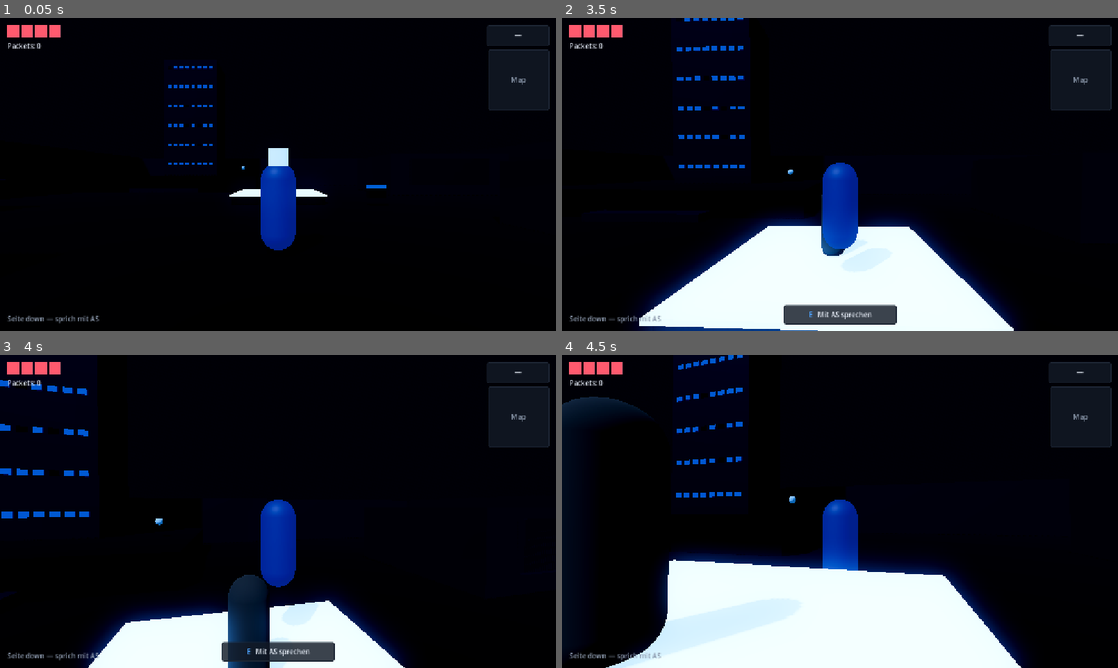
Above: before the commit, frames 1-4 (two rows, left to right).
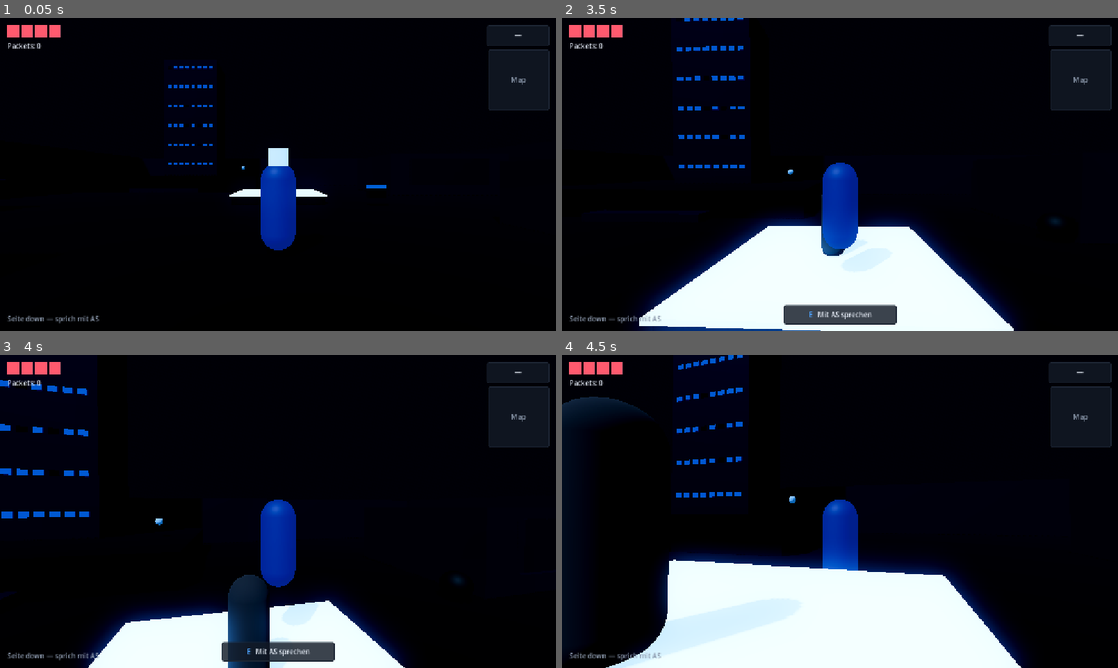
Above: after the commit, the same moments.

Repository: arn0ld87/alexle135-game
Game: Godot game, scene res://scenes/boot.tscn
Two runs of this game, one before a commit and one after it. Both use one fixed random seed, a clock stepped at 60 frames per second and the inputs below.
Inputs (mouse positions are in pixels of both pictures, inside the frame that each line leads up to):
- Up to frame 1 (0.05 s): no input
- Up to frame 2 (3.5 s): tap Enter (ui_accept) at 0.5 s; move the mouse to (867, 174) at 0.52 s; press the mouse at (867, 174) at 0.53 s; hold W (move_forward) from 0.53 s (still down); tap Space (jump) at 0.77, 1.52, 3.02 s; move the mouse to (812, 174) at 1.27 s; release the mouse at (812, 174) at 1.28 s; right-click (812, 174) at 1.35 s; move the mouse to (851, 168) at 2.02 s; hold E (interact) 2.03-2.78 s; move the mouse to (834, 180) at 2.77 s; tap Shift (sprint) at 2.85 s
- Up to frame 3 (4 s): keep holding W (move_forward); move the mouse to (316, 514) at 3.52 s; press the mouse at (316, 514) at 3.53 s; tap Space (jump) at 3.77 s
- Up to frame 4 (4.5 s): keep holding W (move_forward); move the mouse to (795, 508) at 4.27 s; release the mouse at (795, 508) at 4.28 s; right-click (795, 508) at 4.35 s

Frame 1 is identical in both runs. In frame 2, less than 0.1% of the frame differs, in the area x 14-90%, y 0-100%; in frame 3, less than 0.1%; in frame 4, less than 0.1%.

Commit message:
M1 Vertical Slice abschließen (#1)

Diff:
--- a/game/enemies/enemy_base.gd
+++ b/game/enemies/enemy_base.gd
@@ -131,6 +131,7 @@
 		var direction: Vector3 = to_player.normalized()
 		velocity.x = direction.x * move_speed
 		velocity.z = direction.z * move_speed
+		_face_player()
 	else:
 		velocity.x = 0.0
 		velocity.z = 0.0
@@ -181,6 +182,11 @@
 	match new_state:
 		State.TELEGRAPH:
 			_state_timer = telegraph_time
+			# Beim Eintritt in die Vorwarnung wird die Richtung EINMAL festgelegt
+			# und danach nicht mehr korrigiert. Deshalb ist Ausweichen überhaupt
+			# möglich: wer sich während der Vorwarnung um den Gegner herumbewegt,
+			# steht beim Schlag nicht mehr in der Schlagrichtung.
+			_face_player()
 			if _telegraph != null:
 				_telegraph.visible = true
 		State.ATTACK:
@@ -263,6 +269,26 @@
 	_state = state as State
 
 
+## Dreht den Körper um die Y-Achse zum Spieler.
+##
+## Nicht kosmetisch, sondern kampfentscheidend: Die HitBox der Gegnerszenen
+## sitzt nach VORN versetzt (lokal -Z, siehe docs/ASSETS.md). Ohne diese Drehung
+## schlägt ein Gegner immer in Richtung der Weltachse -Z, egal wo der Spieler
+## steht — er verfolgt ihn dann korrekt, trifft aber nur zufällig.
+func _face_player() -> void:
+	var player: Node3D = _get_player()
+	if player == null:
+		return
+	var to_player: Vector3 = player.global_position - global_position
+	to_player.y = 0.0
+	if to_player.length() < 0.001:
+		return
+	var direction: Vector3 = to_player.normalized()
+	# Vorn ist -Z: gesucht ist der Winkel, für den die gedrehte -Z-Achse
+	# (-sin y, 0, -cos y) auf `direction` zeigt.
+	rotation.y = atan2(-direction.x, -direction.z)
+
+
 ## INF, wenn kein Knoten der Gruppe "player" existiert — der Normalfall in
 ## Unit-Tests. Der Gegner darf dabei nicht abstürzen.
 func distance_to_player() -> float:
--- a/game/scenes/hub.tscn
+++ b/game/scenes/hub.tscn
@@ -26,6 +26,7 @@
 [ext_resource type="PackedScene" path="res://scenes/interactables/item_pickup.tscn" id="10_pickup"]
 [ext_resource type="PackedScene" path="res://scenes/interactables/locked_door.tscn" id="11_door"]
 [ext_resource type="PackedScene" path="res://scenes/interactables/checkpoint.tscn" id="12_checkpoint"]
+[ext_resource type="PackedScene" path="res://enemies/bitrot_slime.tscn" id="13_slime"]
 
 [node name="Hub" type="Node3D"]
 script = ExtResource("1_hub")
@@ -104,6 +105,21 @@
 auto_pickup = true
 is_heart_container = true
 
+; --- Bitrot-Schleim, zwischen Kiste und Schlüssel --------------------------
+; Steht bewusst NICHT auf dem Weg vom Spawn zu AS, sondern auf dem Weg zum
+; Schlüssel: Der Spieler hat das Schwert dann schon aus der Kiste. Ein Gegner
+; vor der ersten Waffe wäre eine Sackgasse, kein Tutorial.
+;
+; y = 0,5, weil der Ursprung des Schleims in der Kugelmitte liegt (Radius 0,5)
+; und nicht wie bei der Spielfigur an den Füßen.
+;
+; death_flag_id: Ein erledigter Schleim bleibt nach dem Laden erledigt.
+
+[node name="BitrotSlimeHub" parent="." instance=ExtResource("13_slime")]
+transform = Transform3D(1, 0, 0, 0, 1, 0, 0, 0, 1, 10, 0.5, -6)
+enemy_id = "bitrot_slime_hub_01"
+death_flag_id = "hub_slime_defeated"
+
 ; --- Tor zum Terminal-Ufer -------------------------------------------------
 ; Sitzt in der Lücke der Südmauer. Ohne key_terminal bleibt es zu, und der
 ; Türkörper blockiert weiterhin physisch.
--- a/game/tests/test_enemies.gd
+++ b/game/tests/test_enemies.gd
@@ -338,3 +338,38 @@
 
 	hurt_box.queue_free()
 	hit_box.queue_free()
+
+
+# --- 14. Der Gegner schlägt dorthin, wo der Spieler steht --------------------
+# Regression: Die HitBox der Gegnerszene sitzt auf lokal z = -0,8. Der erste
+# Zustandsautomat enthielt keine Drehung, also zeigte die Schlagrichtung immer
+# nach Welt- -Z. Ein Spieler, der von +X kam, wurde verfolgt und angegriffen,
+# konnte aber nicht getroffen werden. Die Tests 6 und 7 waren grün, weil sie
+# nur den Zustandswechsel und is_active() prüfen, nicht die Trefferlage.
+
+func test_hitbox_zeigt_beim_angriff_zum_spieler() -> void:
+	for offset: Vector3 in [
+		Vector3(1.2, 0.0, 0.0),   # Spieler östlich
+		Vector3(-1.2, 0.0, 0.0),  # westlich
+		Vector3(0.0, 0.0, 1.2),   # südlich (die Richtung, die vorher fehlschlug)
+	]:
+		var slime: BitrotSlime = BITROT_SLIME_SCENE.instantiate() as BitrotSlime
+		add_child(slime)
+		var player: CharacterBody3D = _make_player()
+		add_child(player)
+		player.global_position = offset
+
+		slime._physics_process(0.1)  # IDLE -> CHASE
+		slime._physics_process(0.1)  # CHASE -> TELEGRAPH
+
+		var hit_shape: Node3D = slime.get_node("HitBox/CollisionShape3D") as Node3D
+		var shape_distance: float = hit_shape.global_position.distance_to(player.global_position)
+		var body_distance: float = slime.global_position.distance_to(player.global_position)
+		# Die versetzte Schlagform muss näher am Spieler liegen als der Körper
+		# selbst — sonst schlägt der Gegner an ihm vorbei.
+		_runner.assert_true(shape_distance < body_distance,
+			"Schlagform zeigt zum Spieler bei Versatz %s (Form %.2f m, Körper %.2f m)"
+			% [offset, shape_distance, body_distance])
+
+		player.free()
+		slime.free()
--- a/game/tests/test_hub.gd
+++ b/game/tests/test_hub.gd
@@ -59,7 +59,7 @@
 	var expected: PackedStringArray = [
 		"WorldEnvironment", "Sun", "Blockout", "VpsTower", "Player", "HUD",
 		"PauseMenu", "AS", "ChestSword", "KeyTerminal", "HeartTerrace",
-		"GateTerminal", "CheckpointSpawn", "CheckpointGate",
+		"GateTerminal", "CheckpointSpawn", "CheckpointGate", "BitrotSlimeHub",
 	]
 	for node_name: String in expected:
 		_runner.assert_true(hub.get_node_or_null(node_name) != null,
@@ -270,3 +270,50 @@
 	npc.interact(player)
 	_runner.assert_eq(GameState.quest_state("q_seite_down"), "done",
 		"mit Schlüssel abgeschlossen")
+
+
+# --- Gegner im Hub --------------------------------------------------------
+
+func atest_schleim_steht_im_hub_und_ist_bekaempfbar() -> void:
+	var hub: Node3D = _load_hub()
+	if hub == null:
+		return
+	await _runner.wait_physics_frames(4)
+
+	var slime: Node3D = hub.get_node_or_null("BitrotSlimeHub")
+	_runner.assert_true(slime != null, "Schleim in der Szene")
+	if slime == null:
+		return
+
+	# Er muss auf dem Boden stehen, nicht darin oder darüber. Sein Ursprung
+	# liegt in der Kugelmitte, Radius 0,5 — also ist 0,5 die richtige Antwort.
+	_runner.assert_almost_eq(slime.global_position.y, 0.5, 0.25,
+		"Schleim steht auf dem Platz (ist %.3f)" % slime.global_position.y)
+
+	# Gegnerkörper auf Layer 4, damit die Spieler-HitBox (Maske 4) ihn trifft.
+	_runner.assert_eq((slime as CharacterBody3D).collision_layer, 4,
+		"Schleim liegt auf Layer 4 (enemy)")
+	var hurt_box: HurtBox = slime.get_node_or_null("HurtBox") as HurtBox
+	_runner.assert_true(hurt_box != null and hurt_box.collision_layer == 4,
+		"HurtBox des Schleims ist für die Spielerklinge erreichbar")
+
+	# Er muss weit genug vom Spawn weg sein, damit der Spieler zuerst das
+	# Schwert holen kann. detect_radius ist 8.
+	var player: Node3D = hub.get_node_or_null("Player")
+	if player != null:
+		_runner.assert_true(slime.global_position.distance_to(player.global_position) > 8.0,
+			"Schleim entdeckt den Spieler nicht direkt beim Spawn")
+
+
+func atest_erledigter_schleim_bleibt_nach_neuladen_weg() -> void:
+	# Derselbe Persistenzpfad wie bei der geleerten Kiste, nur über den Tod.
+	GameState.set_flag("hub_slime_defeated")
+
+	var hub: Node3D = _load_hub()
+	if hub == null:
+		return
+	await _runner.wait_physics_frames(4)
+
+	var slime: Node = hub.get_node_or_null("BitrotSlimeHub")
+	_runner.assert_true(slime == null or slime.is_queued_for_deletion(),
+		"erledigter Schleim steht nach dem Laden nicht wieder da")
--- a/game/tests/zz_debug.gd
+++ /dev/null
@@ -1,27 +0,0 @@
-extends Node
-
-func _ready() -> void:
-	var scene: PackedScene = preload("res://enemies/bitrot_slime.tscn")
-	var slime = scene.instantiate()
-	add_child(slime)
-
-	var player := CharacterBody3D.new()
-	player.collision_layer = 2
-	player.collision_mask = 0
-	player.add_to_group("player")
-	var shape := CollisionShape3D.new()
-	var capsule := CapsuleShape3D.new()
-	capsule.radius = 0.3
-	capsule.height = 1.6
-	shape.shape = capsule
-	player.add_child(shape)
-	add_child(player)
-	player.global_position = Vector3(5.0, 0.0, 0.0)
-
-	print("player in group: ", get_tree().get_first_node_in_group("player"))
-	print("slime is_inside_tree: ", slime.is_inside_tree())
-	print("slime.distance_to_player(): ", slime.distance_to_player())
-	print("detect_radius: ", slime.detect_radius)
-	slime._physics_process(0.1)
-	print("state after physics_process: ", slime.current_state())
-	get_tree().quit()
Not shown: 1 places in game/scenes/hub.tscn that only renumber resources
Not shown, removed: game/tests/zz_debug.gd.uid
Not shown, changed: .arg/registry.yaml
Not shown, added: HANDOVER.md
Not shown, changed: README.md
Not shown, changed: STATUS.md
Not shown, added: docs/PROGRESS.md
Not shown, added: uv.lock
